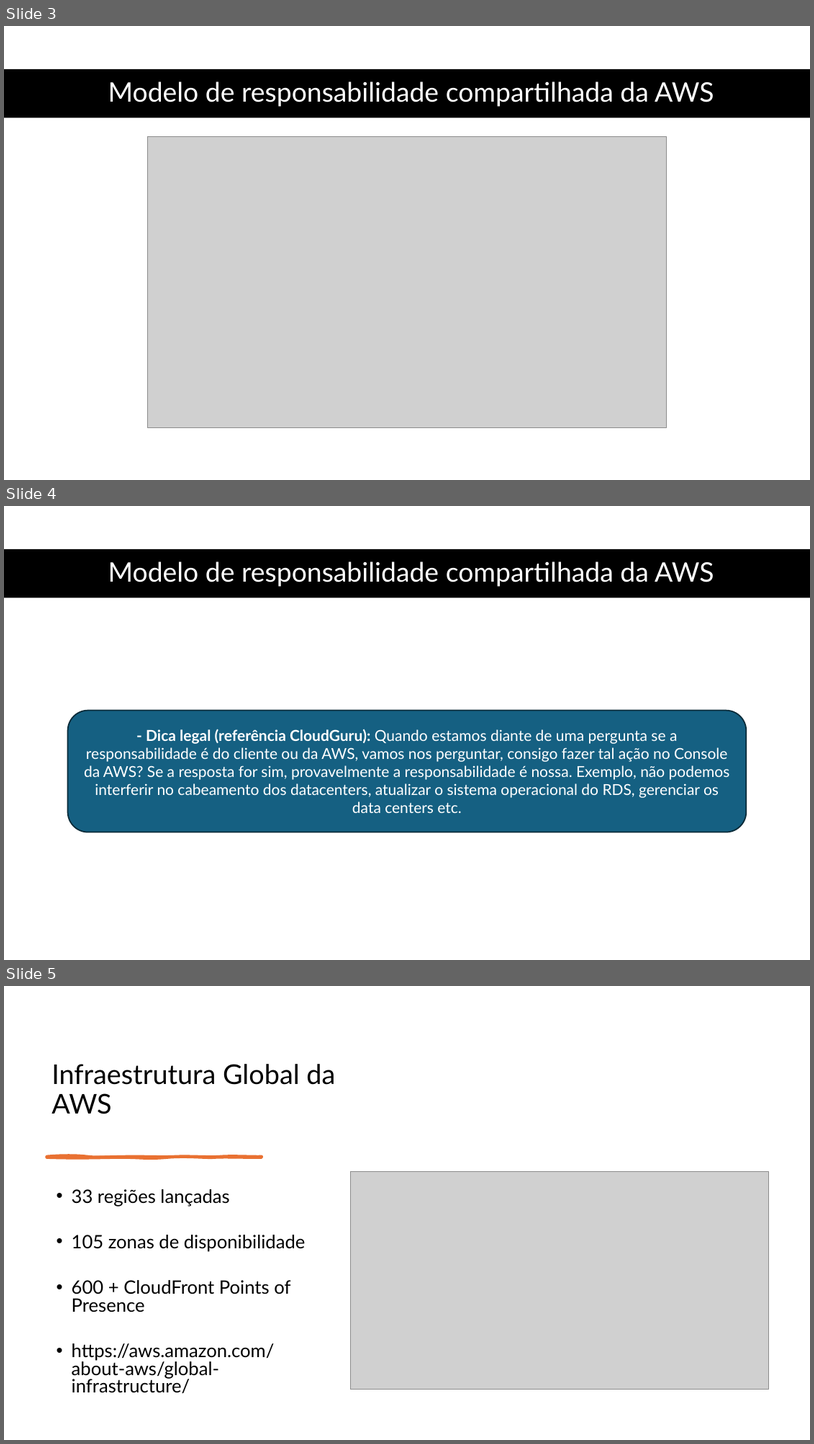
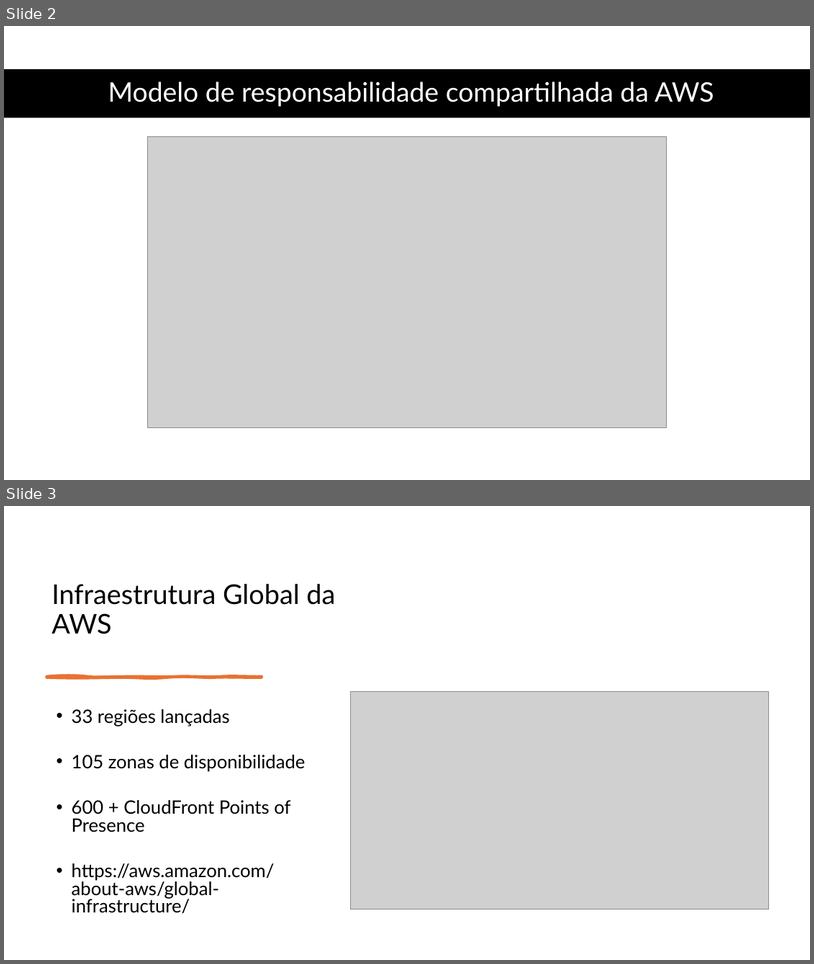
Before and after one commit to marcelomamorim/preparation-solutions-architect-associate, a slide deck: assets/slides/Semana2.pptx. Shown one above the other, each under a label of ours: slides 3, 4 and 5 before the commit, slides 2 and 3 after it. The pictures are 814x1444 and 814x964 pixels, drawn with LibreOffice and Linux fonts; fonts in the diff are those of the drawing; grey boxes stand for pictures. Boxes give left, top, right and bottom in pixels: in the first picture for what was removed or moved away, otherwise in the second. Text is boxed around its words. In the diff, an @@ line names an element or a change of style, - is before the commit and + after.

```diff
--- a/assets/slides/Semana2.pptx
+++ b/assets/slides/Semana2.pptx
@@ slide 4 removed at bbox=[4, 506, 810, 960], background #FFFFFF @@
@@ rectangle removed at bbox=[4, 549, 810, 598] @@
@@ title removed at bbox=[108, 561, 714, 587] @@
-Modelo de responsabilidade compartilhada da AWS
@@ rounded rectangle removed at bbox=[67, 710, 746, 832] @@
-- Dica legal (referência CloudGuru): Quando estamos diante de uma pergunta se a responsabilidade é do cliente ou da AWS, vamos nos perguntar, consigo fazer tal ação no Console da AWS? Se a resposta for sim, provavelmente a responsabilidade é nossa. Exemplo, não podemos interferir no cabeamento dos datacenters, atualizar o sistema operacional do RDS, gerenciar os data centers etc.
@@ what was slide 3 is now slide 2 @@
@@ what was slide 5 is now slide 3 @@
```
Also in this commit, not shown: 9 slides changed, 3 other slides removed, 19 other files.
